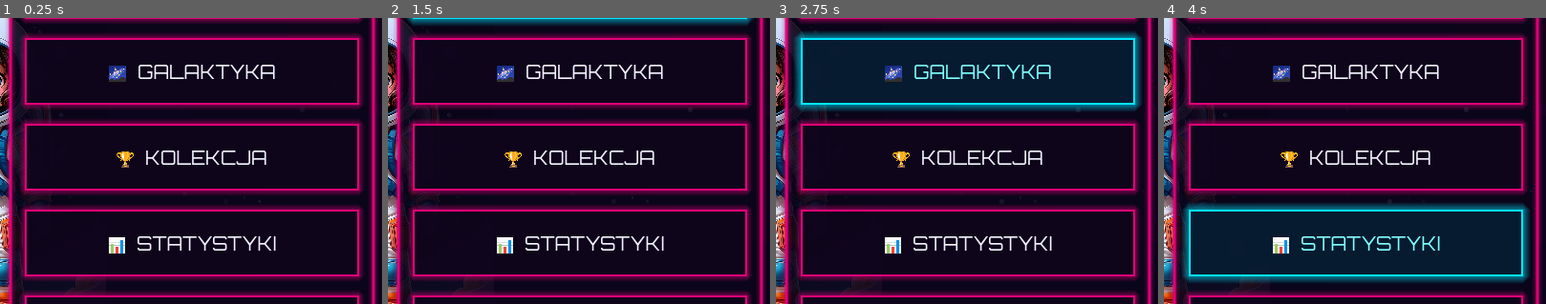
Above: before the commit, frames 1-4 (left to right).
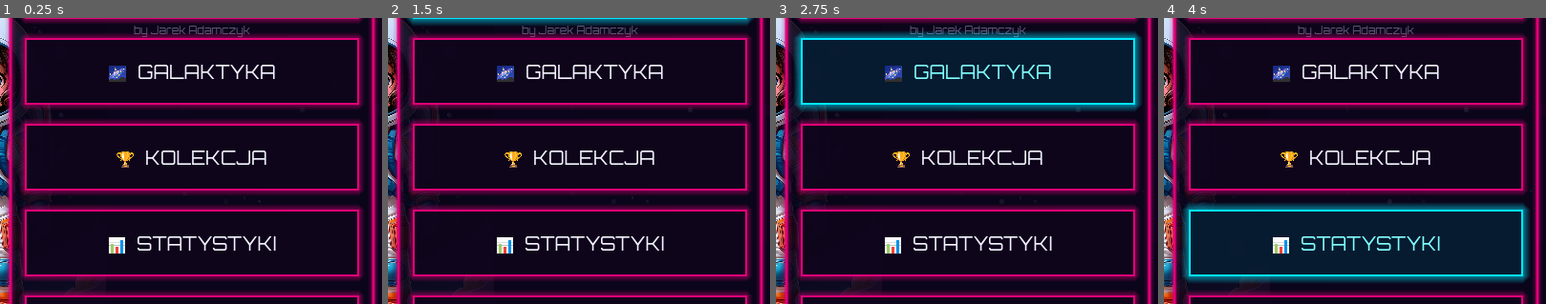
Above: after the commit, the same moments.

Repository: kijankaa/mathhero
Game: Godot game, scene res://scenes/ui/main_menu.tscn
Two runs of this game, one before a commit and one after it. Both use one fixed random seed, a clock stepped at 60 frames per second and the inputs below. This scene is started directly instead of the project's main scene.
Inputs:
- Up to frame 1 (0.25 s): no input
- Up to frame 2 (1.5 s): click "⚡ GRAJ" at 0.5 s; click "⚡ GRAJ" at 1.25 s
- Up to frame 3 (2.75 s): click "🌌 GALAKTYKA" at 2 s
- Up to frame 4 (4 s): click "🏆 KOLEKCJA" at 2.75 s; click "📊 STATYSTYKI" at 3.5 s
The pictures show only the part of the screen within x 25-75%, y 25-75%; the shares and areas given below are measured in that part.

The runs differ from the first frame. In frame 1, 0.3% of the frame differs, in the area x 35-66%, y 2-7%; in frame 2, 0.3%; in frame 3, 0.3%; in frame 4, 0.3%.
Error in both runs: Invalid call. Nonexistent function 'has_active_profile' in base 'Nil'. (res://scripts/ui/main_menu.gd:19)

Commit message:
feat: dodano "by Jarek Adamczyk" pod tytułem main menu
Co-Authored-By: Claude Sonnet 4.6 <noreply@anthropic.com>

Diff:
--- a/MathHero/scenes/ui/main_menu.tscn
+++ b/MathHero/scenes/ui/main_menu.tscn
@@ -59,12 +59,24 @@
 anchors_preset = 10
 anchor_right = 1.0
 offset_top = 128.0
-offset_bottom = 162.0
+offset_bottom = 152.0
 grow_horizontal = 2
 horizontal_alignment = 1
 text = "— ZOSTAŃ MISTRZEM MATEMATYKI —"
 theme_override_font_sizes/font_size = 14
 theme_override_colors/font_color = Color(0.0, 0.90, 1.0, 0.70)
+
+[node name="AuthorLabel" type="Label" parent="."]
+layout_mode = 1
+anchors_preset = 10
+anchor_right = 1.0
+offset_top = 154.0
+offset_bottom = 174.0
+grow_horizontal = 2
+horizontal_alignment = 1
+text = "by Jarek Adamczyk"
+theme_override_font_sizes/font_size = 11
+theme_override_colors/font_color = Color(0.65, 0.60, 0.80, 0.55)
 
 [node name="PlayButton" type="Button" parent="." unique_id=736328669]
 layout_mode = 1
